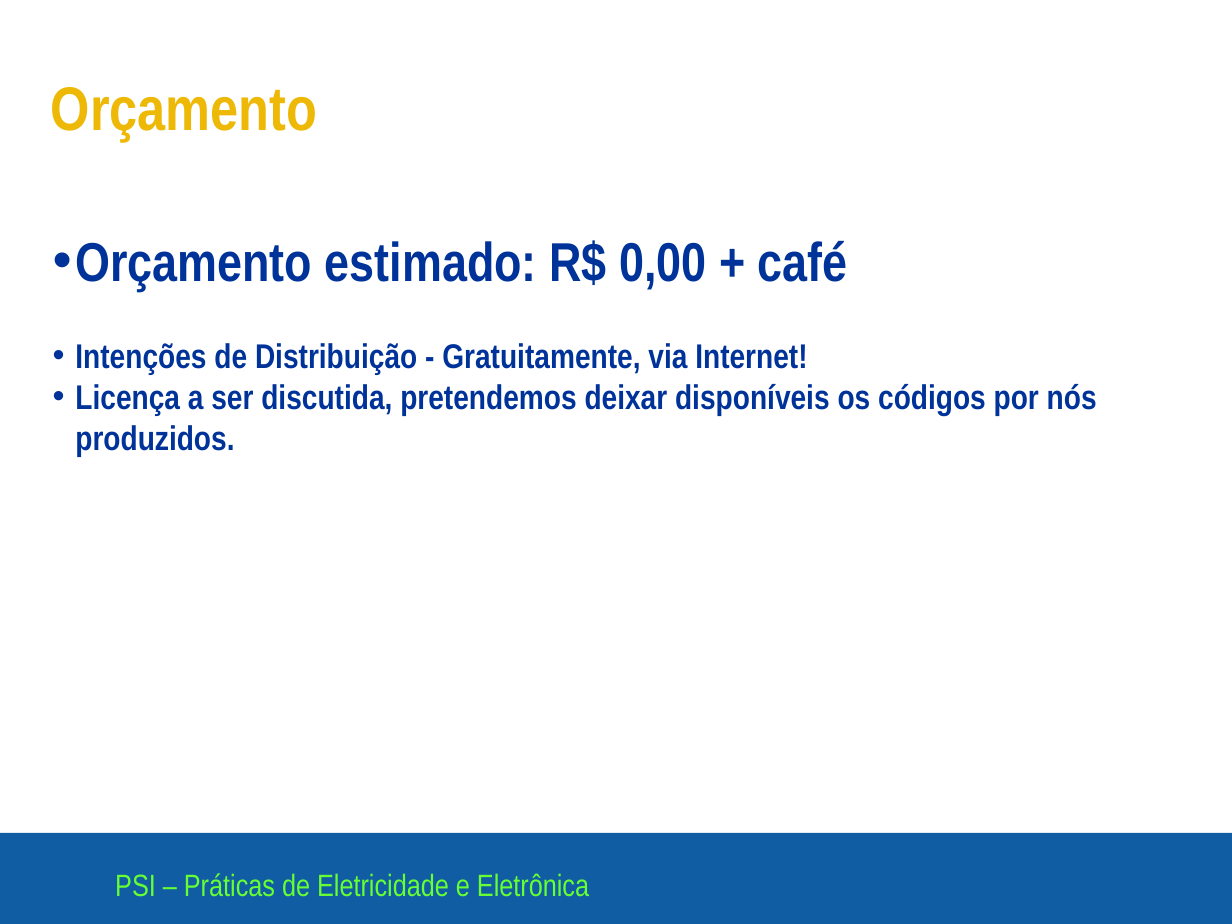
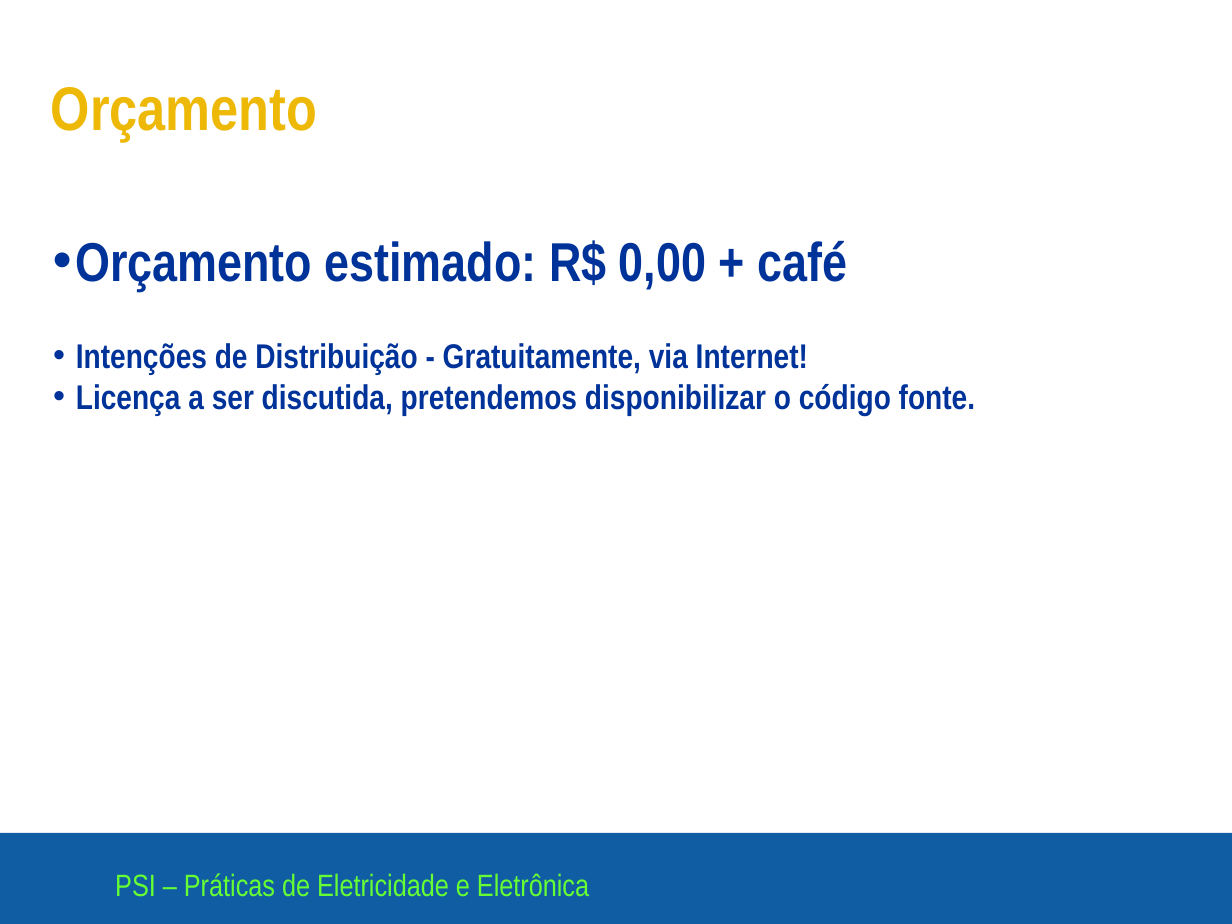
Before and after one commit to rafaelimai/Circuito-RLM, a slide deck: slide 6 of Apresentações de Slide e Documentação/Apresentação 1 - 97-2003.ppt. Drawn at 1232x924 pixels with LibreOffice and Linux fonts; fonts in the diff are those of the drawing; background and template pictures are left out. Boxes give left, top, right and bottom in pixels: in the first picture for what was removed or moved away, otherwise in the second. Text is boxed around its words. In the diff, an @@ line names an element or a change of style, - is before the commit and + after.

```diff
--- a/Apresentações de Slide e Documentação/Apresentação 1 - 97-2003.ppt
+++ b/Apresentações de Slide e Documentação/Apresentação 1 - 97-2003.ppt
@@ text at (x1=76, y1=384, x2=975, y2=416): text changed @@
-  • Licença a ser discutida, pretendemos deixar disponíveis os códigos por nós produzidos.
+  • Licença a ser discutida, pretendemos disponibilizar o código fonte.
```
Also in this commit, not shown: 4 other slides changed.
